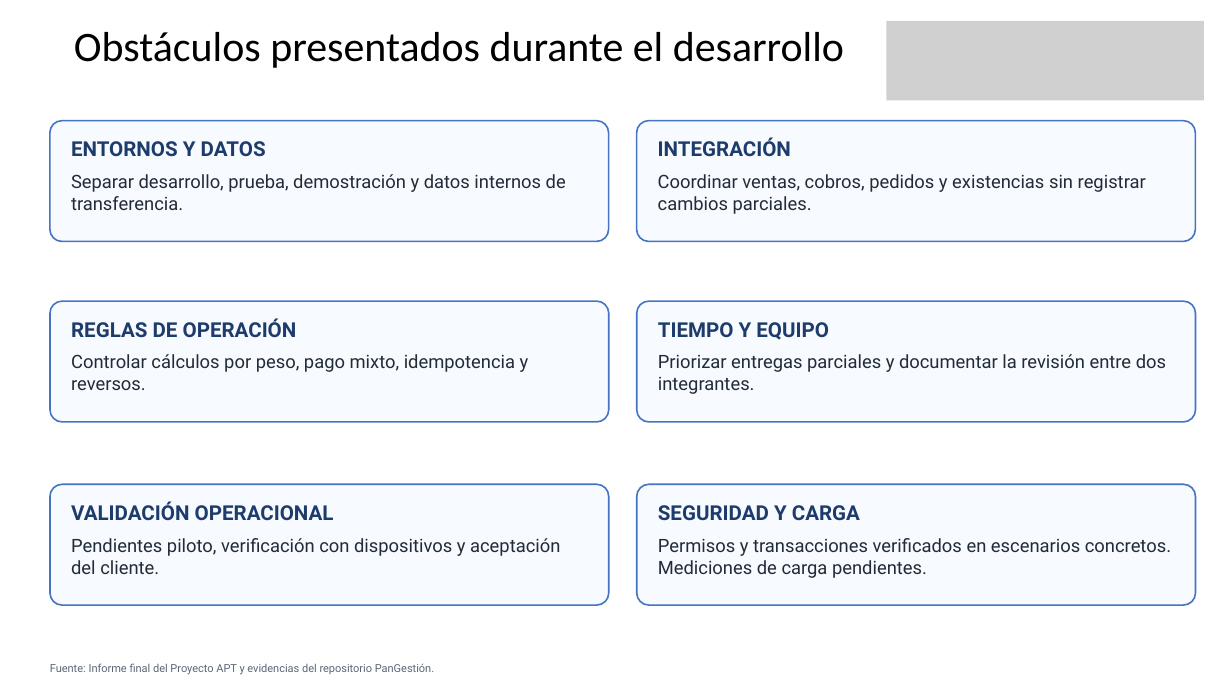
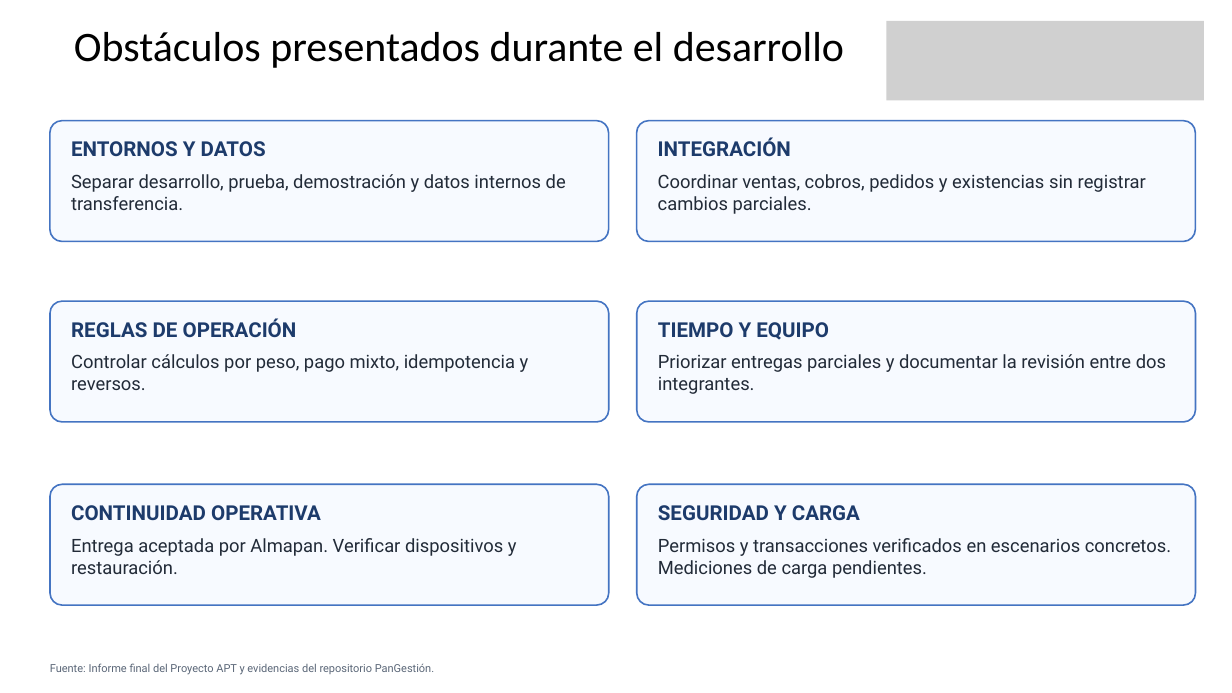
Before and after one commit to Rafa3lPereira/capstone-2026, a slide deck: slide 16 of FASE 3/Evidencias Grupales/Presentacion_Final_Capstone_PanGestion_Fase3.pptx. Drawn at 1232x693 pixels with LibreOffice and Linux fonts; fonts in the diff are those of the drawing; grey boxes stand for pictures. Boxes give left, top, right and bottom in pixels: in the first picture for what was removed or moved away, otherwise in the second. Text is boxed around its words. In the diff, an @@ line names an element or a change of style, - is before the commit and + after.

```diff
--- a/FASE 3/Evidencias Grupales/Presentacion_Final_Capstone_PanGestion_Fase3.pptx
+++ b/FASE 3/Evidencias Grupales/Presentacion_Final_Capstone_PanGestion_Fase3.pptx
@@ text at (71,505,321,520): text changed @@
-VALIDACIÓN OPERACIONAL
+CONTINUIDAD OPERATIVA
@@ text at (71,538,517,574): text changed @@
-Pendientes piloto, verificación con dispositivos y aceptación del cliente.
+Entrega aceptada por Almapan. Verificar dispositivos y restauración.
```
Also in this commit, not shown: 2 other slides changed, 2 slides added, 2 slides removed, 24 other files.
